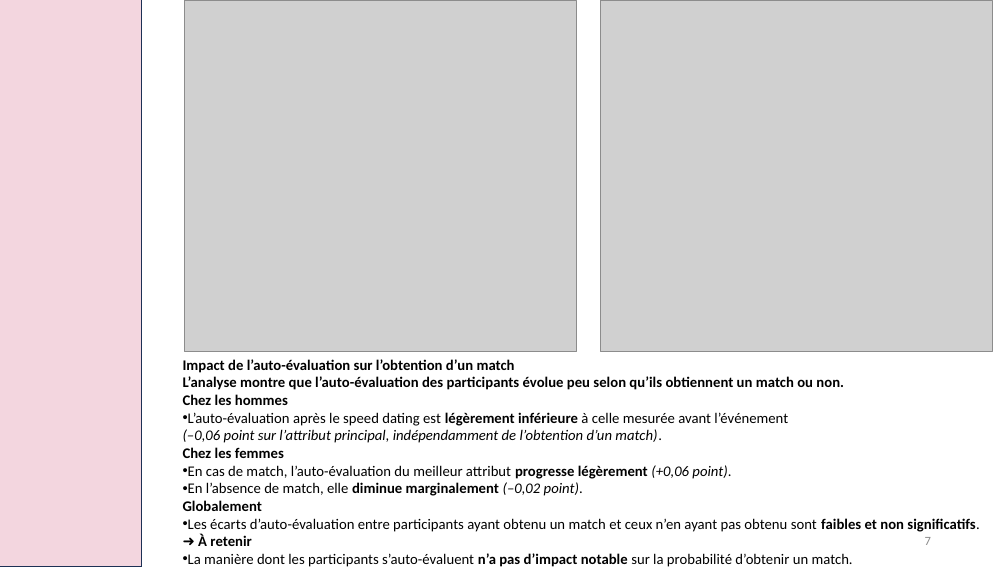
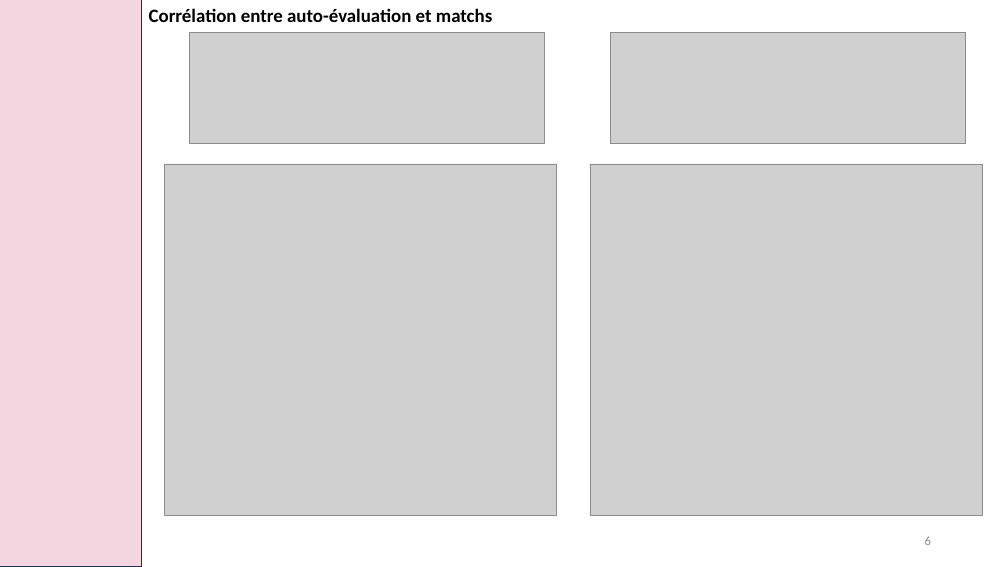
Before and after one commit to laura-lucchini/projet_speed_dating_bloc2_RNCP, a slide deck: slide 6 of speed_dating.pptx (slide 7 before the commit). Drawn at 1008x567 pixels with LibreOffice and Linux fonts; fonts in the diff are those of the drawing; grey boxes stand for pictures. Boxes give left, top, right and bottom in pixels: in the first picture for what was removed or moved away, otherwise in the second. Text is boxed around its words. In the diff, an @@ line names an element or a change of style, - is before the commit and + after.

```diff
--- a/speed_dating.pptx
+++ b/speed_dating.pptx
@@ text added at [149,8,492,22], 18 pt, text #000000, bold @@
+Corrélation entre auto-évaluation et matchs
@@ picture added at [190,33,545,143] @@
@@ picture added at [610,33,966,143] @@
@@ picture: place and size @@
-picture at [185,1,577,352]
+picture at [165,164,557,516]
@@ picture: place and size @@
-picture at [600,1,993,352]
+picture at [590,164,982,516]
@@ text removed at [183,359,979,567] @@
-Impact de l’auto-évaluation sur l’obtention d’un match
-L’analyse montre que l’auto-évaluation des participants évolue peu selon qu’ils obtiennent un match ou non.
-Chez les hommes
-• L’auto-évaluation après le speed dating est légèrement inférieure à celle mesurée avant l’événement
-  (–0,06 point sur l’attribut principal, indépendamment de l’obtention d’un match).
-Chez les femmes
-• En cas de match, l’auto-évaluation du meilleur attribut progresse légèrement (+0,06 point).
-• En l’absence de match, elle diminue marginalement (–0,02 point).
-Globalement
-• Les écarts d’auto-évaluation entre participants ayant obtenu un match et ceux n’en ayant pas obtenu sont faibles et non significatifs.
-➜ À retenir
-• La manière dont les participants s’auto-évaluent n’a pas d’impact notable sur la probabilité d’obtenir un match.
@@ page number at [925,536,931,545]: text changed @@
-7
+6
```
Also in this commit, not shown: 5 other slides changed, 1 slide added, 3 slides removed, 3 other files.
